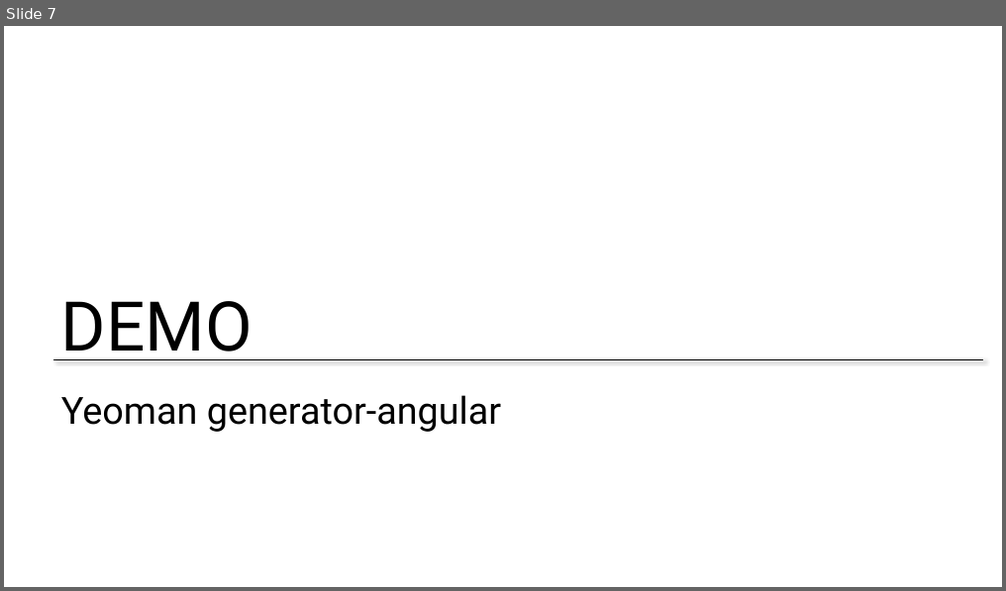
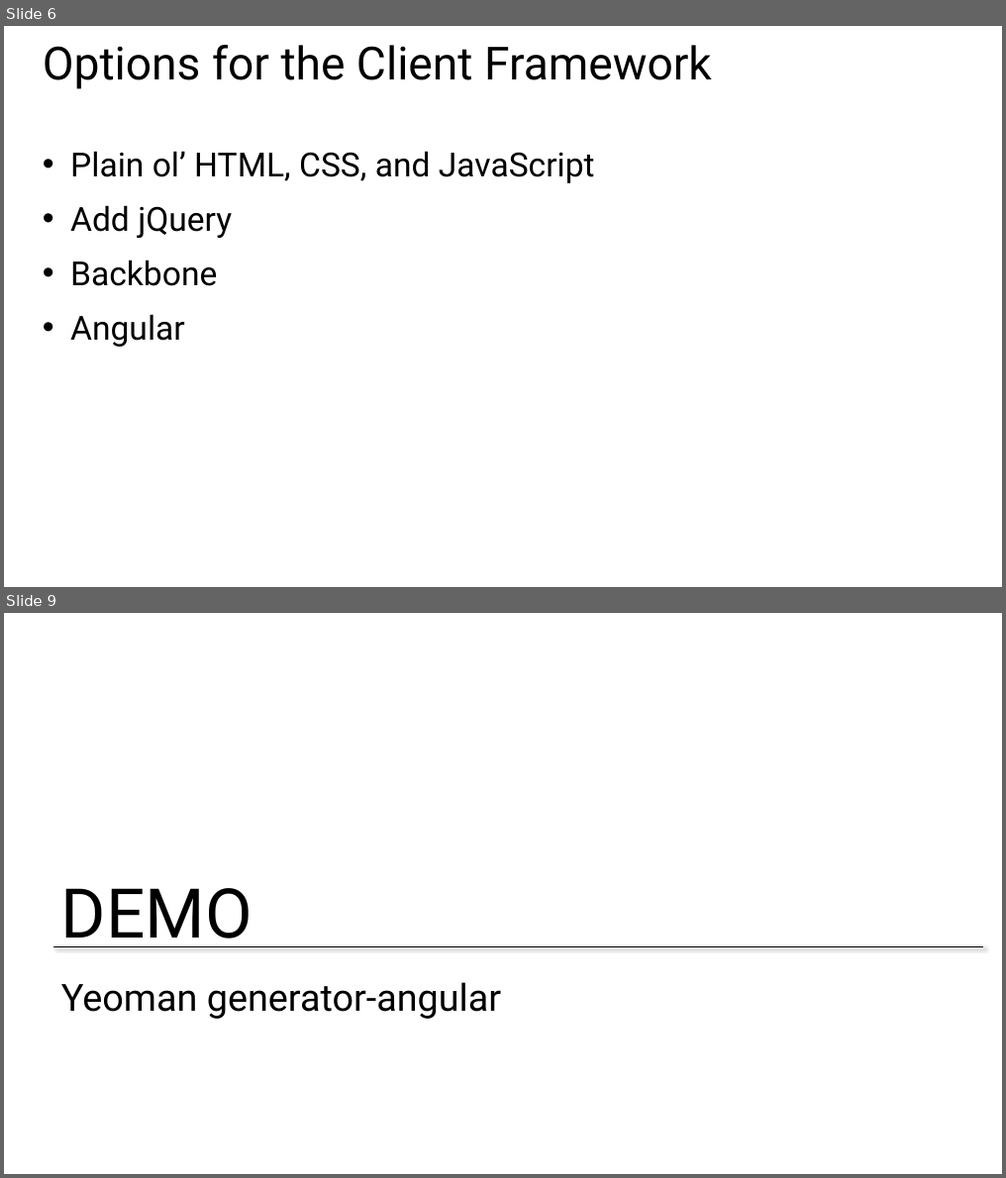
Before and after one commit to CharaD7/FrayedKnot, a slide deck: Slides/M5 Client.pptx. Shown one above the other, each under a label of ours: slide 7 before the commit, slides 6 and 9 after it; the slides between them are not shown. The pictures are 1006x591 and 1006x1178 pixels, drawn with LibreOffice and Linux fonts; fonts in the diff are those of the drawing; background and template pictures are left out. Boxes give left, top, right and bottom in pixels: in the first picture for what was removed or moved away, otherwise in the second. Text is boxed around its words. In the diff, an @@ line names an element or a change of style, - is before the commit and + after.

```diff
--- a/Slides/M5 Client.pptx
+++ b/Slides/M5 Client.pptx
@@ slide 6 added at <box>4,26,1002,587</box>, background #FFFFFF @@
@@ title added at <box>43,45,712,89</box>, 44 pt, text #000000 @@
+Options for the Client Framework
@@ text added at <box>70,151,595,347</box>, 32 pt, text #000000 @@
+• Plain ol’ HTML, CSS, and JavaScript
+• Add jQuery
+• Backbone
+• Angular
@@ what was slide 7 is now slide 9 @@
```
Also in this commit, not shown: 2 slides changed, 3 other slides added, 3 slides removed, 7 other files.
